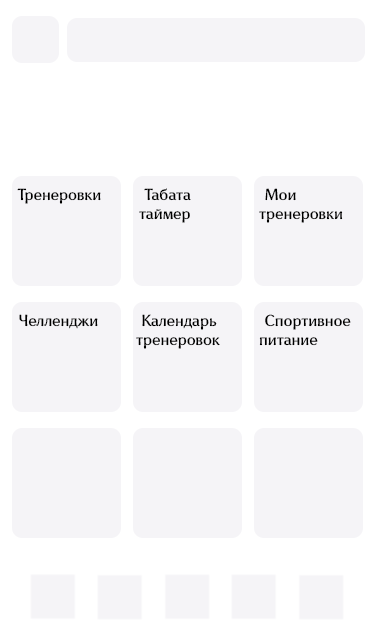
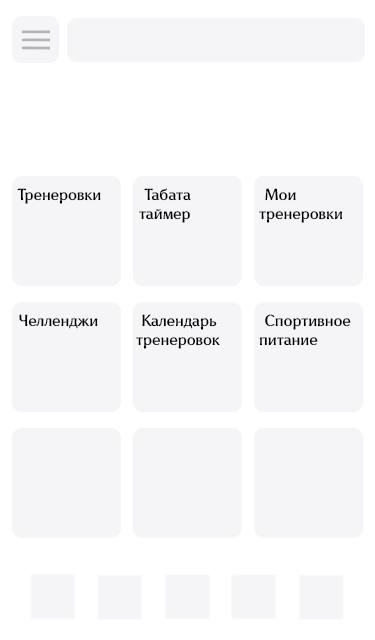
Before/after of a 375×640 layered artwork. What changed in the layer stack:
added group "Меню" with 2 layers in group "Верхнее меню" over bbox(21, 30, 50, 50)
added layer "Иконка меню" in group "Меню" over bbox(21, 30, 50, 50)
moved "Значок меню" (1st of 3, in "Домашняя страница" › "Верхнее меню" › "Меню") into group "Меню" over bbox(21, 30, 50, 50)